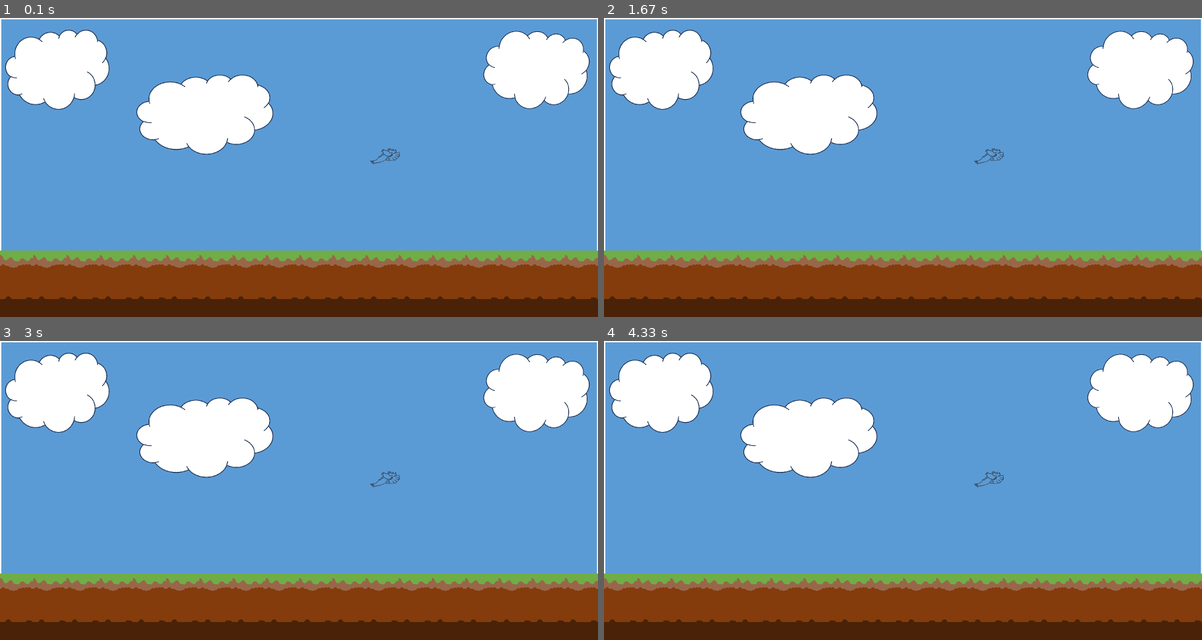
Above: before the commit, frames 1-4 (two rows, left to right).
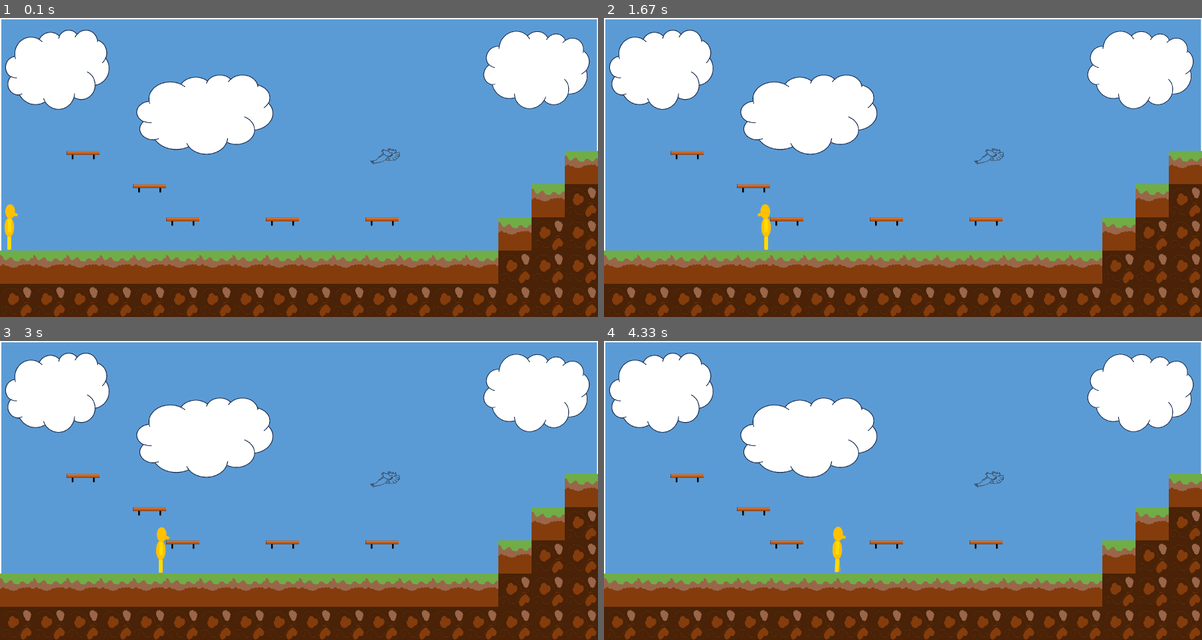
Above: after the commit, the same moments.

Repository: PeterZoet/PyGame
Game: pygame game, started from main.py
The game is run twice, just before and just after one commit, with the same random seed, the same clock (stepped at 60 frames per second) and the same inputs.
Inputs:
- Up to frame 1 (0.1 s): no input
- Up to frame 2 (1.67 s): hold Right 0.33-0.8 s; hold Right 0.83-1.3 s; hold Left from 1.33 s (still down)
- Up to frame 3 (3 s): release Left at 1.87 s; hold Left 1.9-2.3 s; hold Right 2.33-2.97 s
- Up to frame 4 (4.33 s): hold Left 3-3.47 s; hold Right 3.5-3.97 s; hold Right from 4 s (still down)

The runs differ from the first frame. In frame 1, 12% of the frame differs, in the area x 0-100%, y 44-100%; in frame 2, 12%; in frame 3, 12%; in frame 4, 12%.

Commit message:
Collision and diffrent underground tiles

Diff:
--- a/main.py
+++ b/main.py
@@ -16,32 +16,79 @@
 """
 fps = 60
 timer = pygame.time.Clock()
-player_scale = 14
-level = [[0 for x in range(18)] for x in range(6)]
+player_scale = 12
+level = [[0 for x in range(18)] for x in range(4)]
 
-#level design
-# 0 is empty tile, 1 is underground, 2 is ground, 3 is platform, 4 is player
-level.append([4,0,0,0,0,0,0,0,0,0,0,0,0,0,0,0,0,0])
-level.append([1 for x in range(18)])
-level.append([2 for x in range(18)])
+#level design test
+# 0 is empty tile, 1 is ground, 2 is ground, 3 is platform, 4 is player
+level.append([0,0,3,0,0,0,0,0,0,0,0,0,0,0,0,0,0,2])
+level.append([0,0,0,0,3,0,0,0,0,0,0,0,0,0,0,0,2,1])
+level.append([4,0,0,0,0,3,0,0,3,0,0,3,0,0,0,2,1,1])
+level.append([2,2,2,2,2,2,2,2,2,2,2,2,2,2,2,1,1,1])
+level.append([1,1,1,1,1,1,1,1,1,1,1,1,1,1,1,1,1,1])
+
+print(level)
+
+# loop trough the full list and find where 5 (player) is
+for y in range(len(level)):
+    if 4 in level[y]:
+        start_pos = (level[y].index(4), y)
+        print(f"starting pos {start_pos}")
+
+"""
+Game variables
+"""
+player_x = start_pos[0] * tile_size
+player_y = start_pos[1] * tile_size - (12 * player_scale - tile_size)
+# remember initial location for respawn purposes
+init_x = player_x
+init_y = player_y
+counter = 0
+mode = 'idle'
+direction = 1
+player_speed = 12
+colliding = False
 
 """
 Load images
 """
 background = pygame.transform.scale(pygame.image.load('assets/images/background.png'), (screen_width, screen_height))
 ground = pygame.transform.scale(pygame.image.load('assets/images/tiles/ground.png'), (tile_size, tile_size))
-underground = pygame.transform.scale(pygame.image.load('assets/images/tiles/underground.png'), (tile_size, tile_size))
+underground = pygame.transform.scale(pygame.image.load('assets/images/tiles/underground2.png'), (tile_size, tile_size))
 platform = pygame.transform.scale(pygame.image.load('assets/images/tiles/platform.png'), (tile_size, 0.25 * tile_size))
 logo = pygame.transform.scale(pygame.image.load('assets/images/logo.png'), (300, 135))
+
 player_frames = []
 for x in range(4):
-    player_frames.append(pygame.transform.scale(pygame.image.load(f'assets/images/player/player_stance_{x+1}.png'), (5 * player_scale, 8 * player_scale)))
+    player_frames.append(pygame.transform.scale(pygame.image.load(f'assets/images/player/player_stance_{x+1}.png'), (5 * player_scale, 12 * player_scale)))
 
-tiles = ["", ground, underground, platform] # 0 is empty for easier coding later
+ # 0 is empty tile, 1 is underground, 2 is ground, 3 is platform, 4 is player
+tiles = ["", underground, ground, platform] # 0 is empty for easier coding later
+
+def draw_player(count, direcection, mod):
+    """
+    Drawes the player in the game
+    :param count: frames in animation
+    :param direcection: direction of movement
+    :param mod: idle, walking, maybe more
+    """
+    if mod != 'idle': # walking
+        if direcection == 1: # to right
+            screen.blit(player_frames[count // 5], (player_x, player_y))
+        else: # to to left
+            screen.blit(pygame.transform.flip(player_frames[count // 5], True, False), (player_x, player_y))
+    else: # idle
+        if direcection == 1: # to right
+            screen.blit(player_frames[0], (player_x, player_y))
+        else: # to to left
+            screen.blit(pygame.transform.flip(player_frames[0], True, False), (player_x, player_y))
+
+
 
 def draw_level(level):
     """
     Drawes tiles in the game
+    :param level: 2d list of tiles
     """
     # 0 is empty tile, 1 is underground, 2 is ground, 3 is platform, 4 is player
     for x in range(len(level)):
@@ -50,7 +97,46 @@
             if 0 < value < 4:
                 screen.blit(tiles[value], (y * tile_size, x * tile_size))
 
+def checkCollision(level):
+    """
+     Check if player is colliding
+     Not actual position but visual so it looks good while playing
+    :param level: 2d list of tiles
+    """
+    collide = 0
 
+    # hitbox of player
+    right_coord = int((player_x + 60) // tile_size)
+    left_coord = int(player_x // tile_size)
+    top_coord = int((player_y + 30) // tile_size)
+    bottom_coord = int((player_y + 80) // tile_size)
+
+    top_right = level[top_coord][right_coord]
+    bottom_right = level[bottom_coord][right_coord]
+    top_left = level[top_coord][left_coord]
+    bottom_left = level[bottom_coord][left_coord]
+
+    # 0 is empty tile, 1 is underground, 2 is ground, 3 is platform, 4 is player
+
+    if top_coord >= 0: # check if player moves higher than screen and top coords collide
+        # check if player collides with something on the right or left
+        if 0 < top_right < 3 or 0 < bottom_right < 3:
+            collide = 1
+        elif 0 < top_left < 3 or 0 < bottom_right < 3:
+            collide = -1
+        else:
+            collide = 0
+    elif bottom_right >= 0: # check if player moves higher than screen and bottom coords collide
+        if 0 < bottom_right < 3:
+            collide = 1
+        elif 0 < bottom_right < 3:
+            collide = -1
+        else:
+            collide = 0
+    else:
+        collide = 0
+
+    return collide
 
 """
 Game loop
@@ -59,12 +145,43 @@
 while game_running:
 
     timer.tick(fps)
+
+    if counter < 19: # counter for frames of player animation
+        counter += 1
+    else:
+        counter = 1
+
     screen.blit(background, (0,0))
     draw_level(level)
+    draw_player(counter, direction, mode)
+
+
+    # handle player movement
+    if mode == 'walk':
+        if direction == -1 and player_x > 0 and colliding != -1:
+            player_x -= player_speed
+        elif direction == 1 and player_x < screen_width - 50 and colliding != 1:
+            player_x += player_speed
+    colliding = checkCollision(level)
+
+
 
     for event in pygame.event.get():
         if event.type == pygame.QUIT:
             game_running = False
+        if event.type == pygame.KEYDOWN:
+            if event.key == pygame.K_RIGHT:
+                direction = 1
+                mode = 'walk'
+            elif event.key == pygame.K_LEFT:
+                direction = -1
+                mode = 'walk'
+        if event.type == pygame.KEYUP:
+            if event.key == pygame.K_RIGHT and direction == 1:
+                mode = 'idle'
+            elif event.key == pygame.K_LEFT and direction == -1:
+                mode = 'idle'
+
     pygame.display.flip()
 
 # Quit Pygame
Binary file changed: assets/images/player/player_stance_1.png
Binary file changed: assets/images/player/player_stance_2.png
Binary file changed: assets/images/player/player_stance_3.png
Binary file changed: assets/images/player/player_stance_4.png
Binary file added: assets/images/tiles/underground2.png
